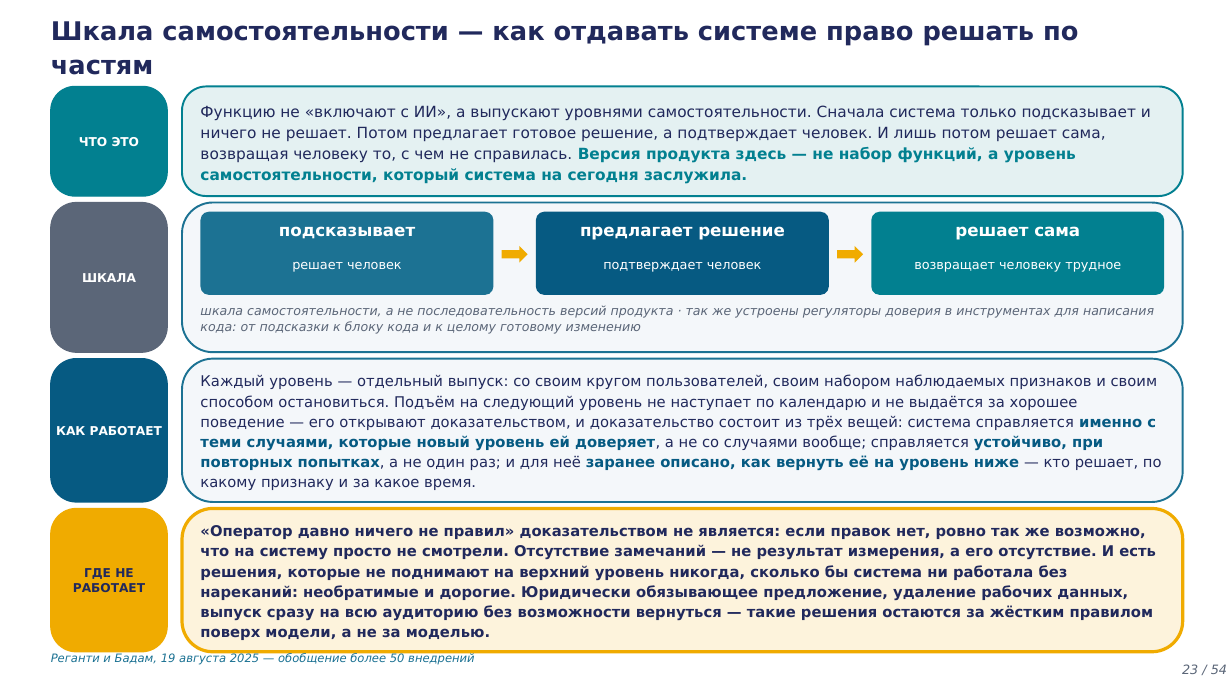
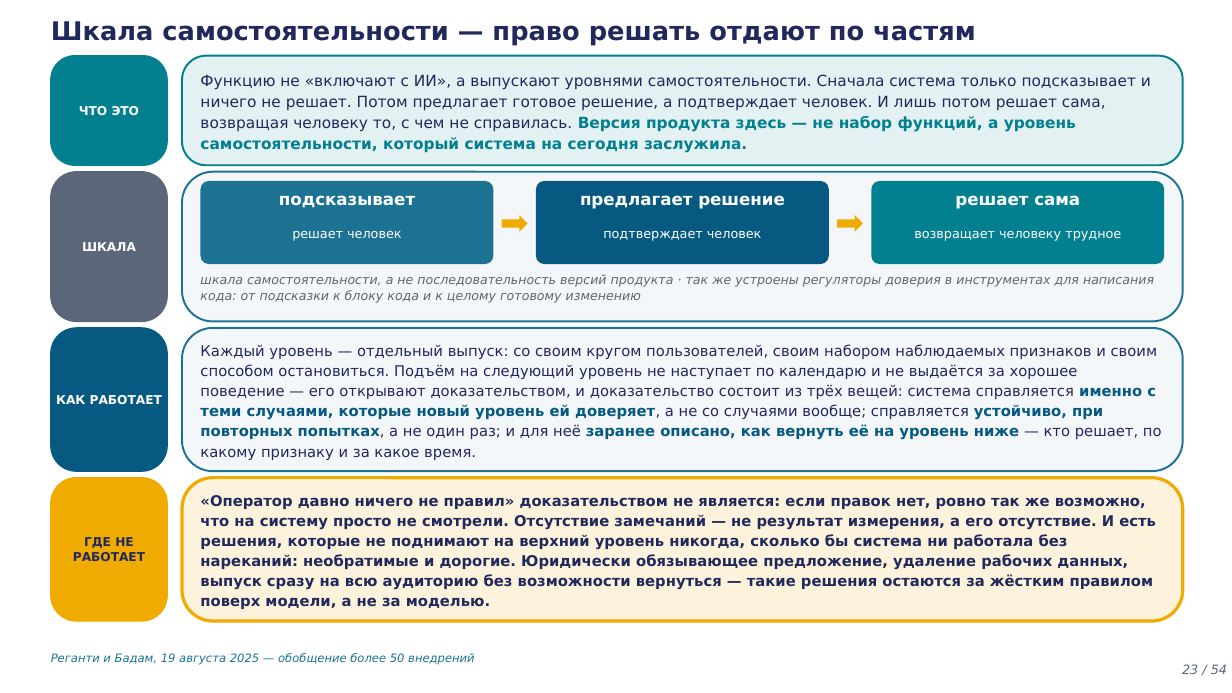
Before and after one commit to tellina-study/AI-usage-lessons, a slide deck: slide 23 of library/lectures/lec-05/rendered/lec-05.pptx. Drawn at 1232x693 pixels with LibreOffice and Linux fonts; fonts in the diff are those of the drawing. Boxes give left, top, right and bottom in pixels: in the first picture for what was removed or moved away, otherwise in the second. Text is boxed around its words. In the diff, an @@ line names an element or a change of style, - is before the commit and + after.

```diff
--- a/library/lectures/lec-05/rendered/lec-05.pptx
+++ b/library/lectures/lec-05/rendered/lec-05.pptx
@@ text at <box>51,21,976,46</box>: text changed @@
-Шкала самостоятельности — как отдавать системе право решать по частям
+Шкала самостоятельности — право решать отдают по частям
@@ 14 texts, 11 rounded rectangles, 2 right arrows: place and size @@
-14 texts, 11 rounded rectangles, 2 right arrows at <box>51,87,1183,652</box>
+14 texts, 11 rounded rectangles, 2 right arrows at <box>51,55,1183,621</box>
```
Also in this commit, not shown: 3 other files.
